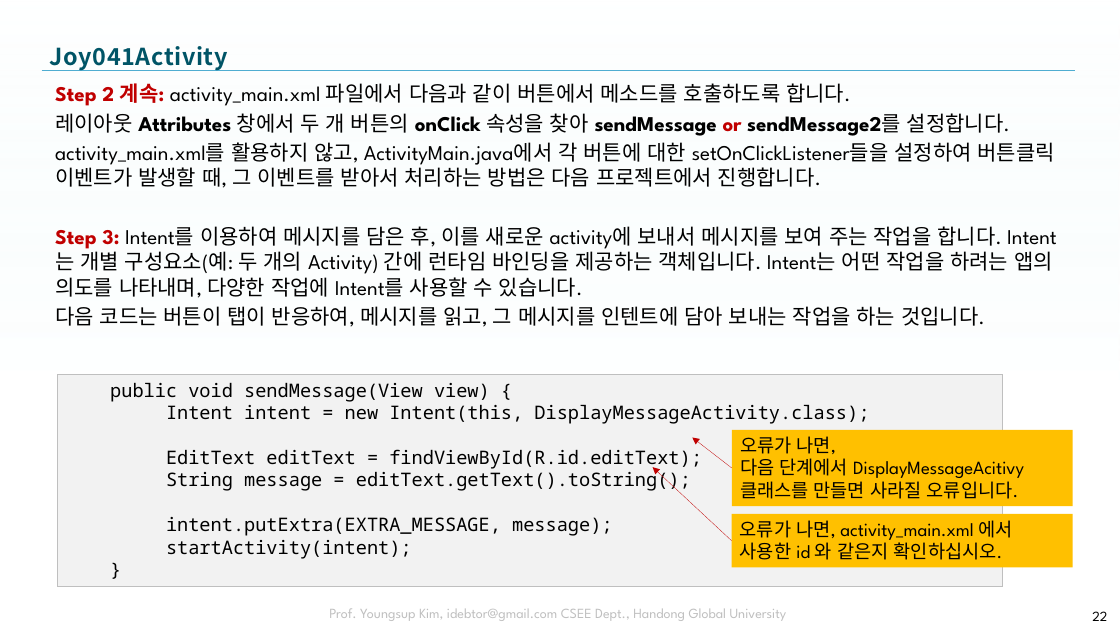
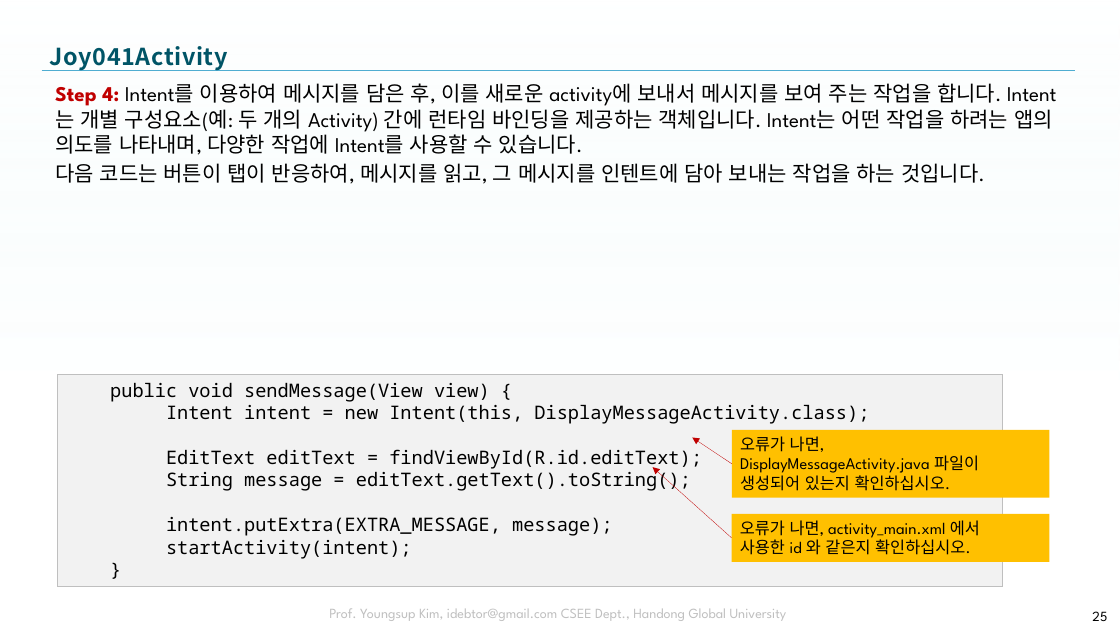
Before and after one commit to tae7841/HuStarAS, a slide deck: slide 25 of ppts/04Activity.pptx (slide 22 before the commit). Drawn at 1120x630 pixels with LibreOffice and Linux fonts; fonts in the diff are those of the drawing; background and template pictures are left out. Boxes give left, top, right and bottom in pixels: in the first picture for what was removed or moved away, otherwise in the second. Text is boxed around its words. In the diff, an @@ line names an element or a change of style, - is before the commit and + after.

```diff
--- a/ppts/04Activity.pptx
+++ b/ppts/04Activity.pptx
@@ text at [55, 83, 1053, 155]: text changed @@
-Step 2 계속: activity_main.xml 파일에서 다음과 같이 버튼에서 메소드를 호출하도록 합니다.
-레이아웃 Attributes 창에서 두 개 버튼의 onClick 속성을 찾아 sendMessage or sendMessage2를 설정합니다.
-activity_main.xml를 활용하지 않고, ActivityMain.java에서 각 버튼에 대한 setOnClickListener들을 설정하여 버튼클릭 이벤트가 발생할 때, 그 이벤트를 받아서 처리하는 방법은 다음 프로젝트에서 진행합니다.
-Step 3: Intent를 이용하여 메시지를 담은 후, 이를 새로운 activity에 보내서 메시지를 보여 주는 작업을 합니다. Intent는 개별 구성요소(예: 두 개의 Activity) 간에 런타임 바인딩을 제공하는 객체입니다. Intent는 어떤 작업을 하려는 앱의 의도를 나타내며, 다양한 작업에 Intent를 사용할 수 있습니다.
+Step 4: Intent를 이용하여 메시지를 담은 후, 이를 새로운 activity에 보내서 메시지를 보여 주는 작업을 합니다. Intent는 개별 구성요소(예: 두 개의 Activity) 간에 런타임 바인딩을 제공하는 객체입니다. Intent는 어떤 작업을 하려는 앱의 의도를 나타내며, 다양한 작업에 Intent를 사용할 수 있습니다.
@@ arrow moved from (732, 541) - (653, 467) to (732, 464) - (692, 438) @@
@@ rectangle "오류가 나면, DisplayMessageActivity.java 파일이": place and size @@
-rectangle "오류가 나면, DisplayMessageActivity.java 파일이" at [732, 430, 1073, 507]
+rectangle "오류가 나면, DisplayMessageActivity.java 파일이" at [732, 430, 1049, 498]
@@ text in rectangle at [740, 436, 979, 491]: text changed; size 16 to 14 pt @@
-오류가 나면,
-다음 단계에서 DisplayMessageAcitivy
-클래스를 만들면 사라질 오류입니다.
+오류가 나면,
+DisplayMessageActivity.java 파일이
+생성되어 있는지 확인하십시오.
@@ arrow moved from (732, 468) - (692, 438) to (732, 538) - (653, 467) @@
@@ rectangle "오류가 나면, activity_main.xml 에서 사용한 ...": place and size @@
-rectangle "오류가 나면, activity_main.xml 에서 사용한 ..." at [732, 514, 1073, 568]
+rectangle "오류가 나면, activity_main.xml 에서 사용한 ..." at [732, 514, 1049, 562]
@@ rectangle "오류가 나면, activity_main.xml 에서 사용한 ..." at [732, 514, 1049, 562]: size 16 to 14 pt @@
@@ page number at [1092, 611, 1107, 621]: text changed @@
-22
+25
```
Also in this commit, not shown: 11 other slides changed, 12 slides added.
